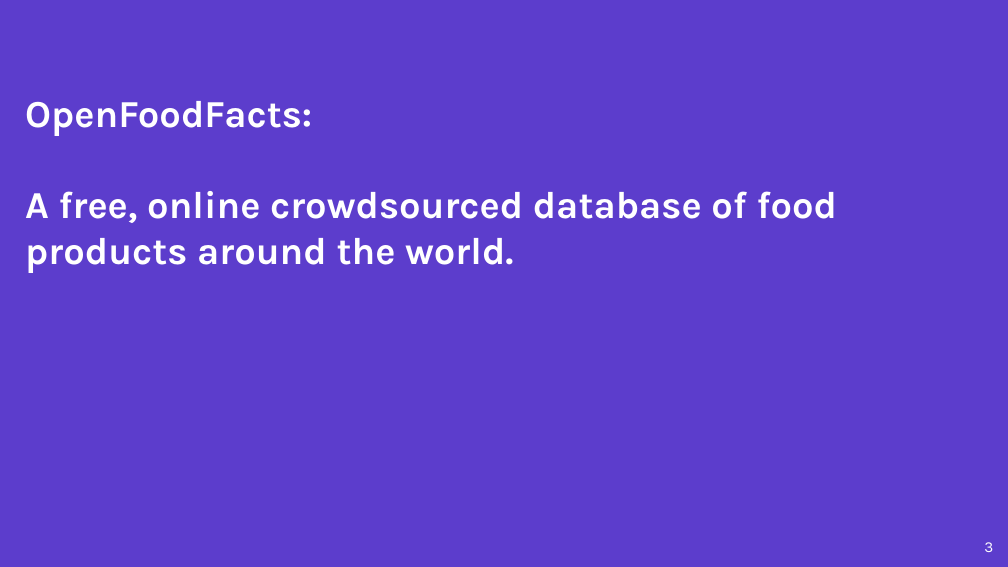
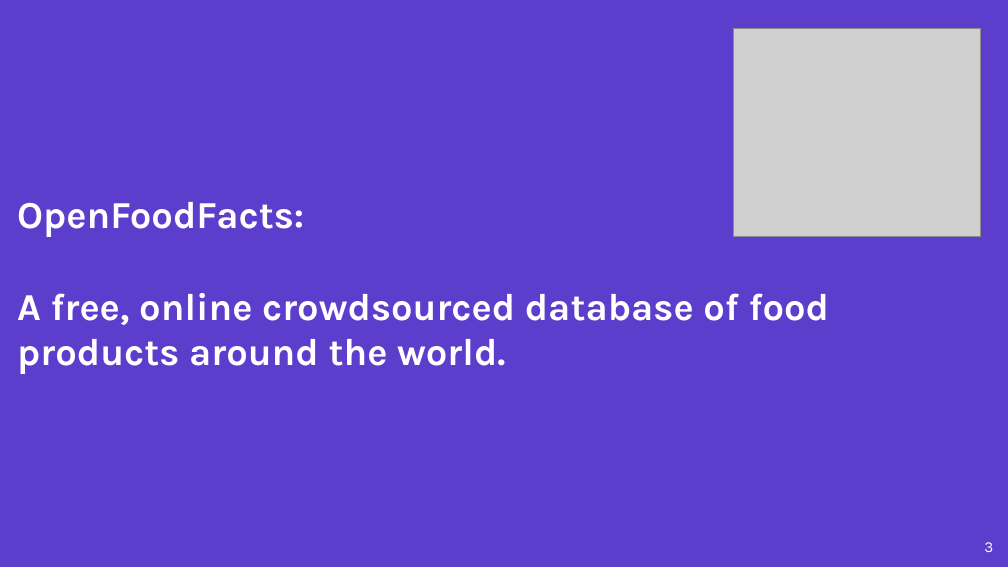
Before and after one commit to dabrain34/DabrainDocs, a slide deck: slide 3 of Presentation/OpenFoodFacts/openfoodfacts.odp. Drawn at 1008x567 pixels with LibreOffice and Linux fonts; fonts in the diff are those of the drawing; grey boxes stand for pictures; background and template pictures are left out. Boxes give left, top, right and bottom in pixels: in the first picture for what was removed or moved away, otherwise in the second. Text is boxed around its words. In the diff, an @@ line names an element or a change of style, - is before the commit and + after.

```diff
--- a/Presentation/OpenFoodFacts/openfoodfacts.odp
+++ b/Presentation/OpenFoodFacts/openfoodfacts.odp
@@ picture added at box(734, 28, 981, 237) @@
@@ title "OpenFoodFacts: A free, online crowdsourced ...": place and size @@
-title "OpenFoodFacts: A free, online crowdsourced ..." at box(25, 101, 838, 273)
+title "OpenFoodFacts: A free, online crowdsourced ..." at box(17, 202, 830, 374)
```
Also in this commit, not shown: 9 other slides changed, 8 slides added, 6 slides removed.
